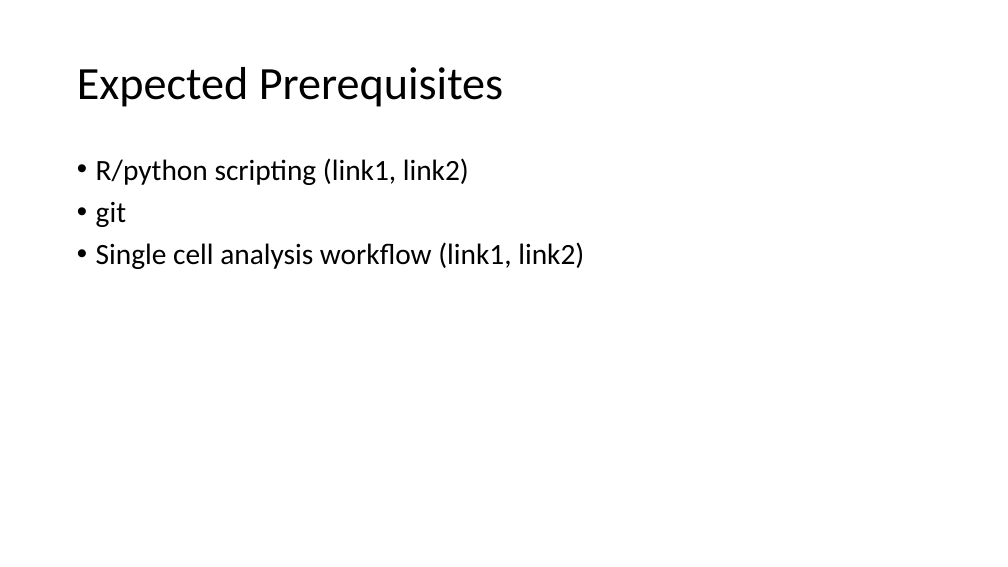
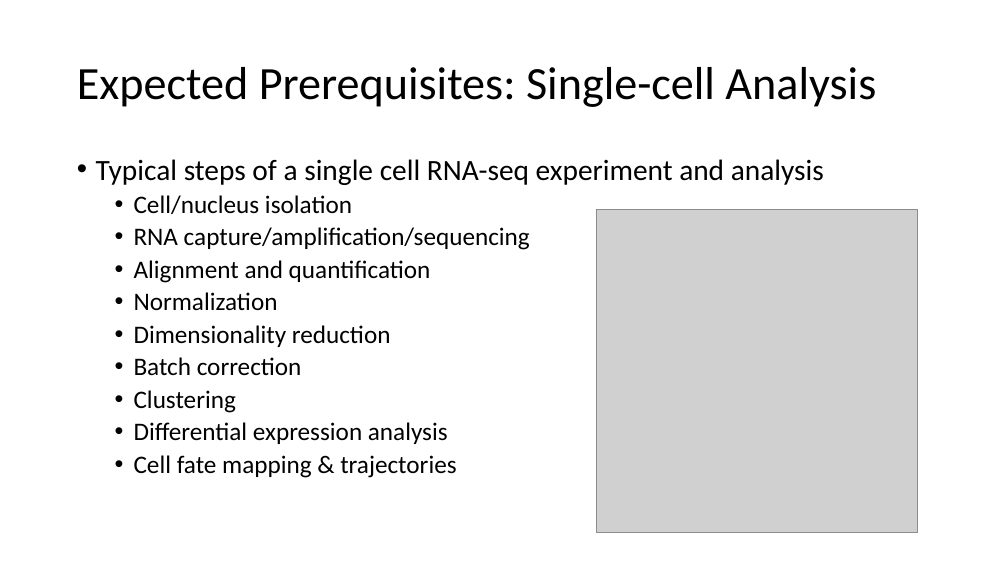
Before and after one commit to fmicompbio/adv_scrnaseq_2020, a slide deck: slide 5 of introduction/IntroductionToTheCourse.pptx. Drawn at 1008x567 pixels with LibreOffice and Linux fonts; fonts in the diff are those of the drawing; grey boxes stand for pictures. Boxes give left, top, right and bottom in pixels: in the first picture for what was removed or moved away, otherwise in the second. Text is boxed around its words. In the diff, an @@ line names an element or a change of style, - is before the commit and + after.

```diff
--- a/introduction/IntroductionToTheCourse.pptx
+++ b/introduction/IntroductionToTheCourse.pptx
@@ title at <box>77,67,876,107</box>: text changed @@
-Expected Prerequisites
+Expected Prerequisites: Single-cell Analysis
@@ text at <box>96,159,824,478</box>: text changed; size 28 to 24 pt @@
-• R/python scripting (link1, link2)
-• git
-• Single cell analysis workflow (link1, link2)
+• Typical steps of a single cell RNA-seq experiment and analysis
+  • Cell/nucleus isolation
+  • RNA capture/amplification/sequencing
+  • Alignment and quantification
+  • Normalization
+  • Dimensionality reduction
+  • Batch correction
+  • Clustering
+  • Differential expression analysis
+  • Cell fate mapping & trajectories
@@ picture added at <box>597,209,918,532</box> @@
```
Also in this commit, not shown: 1 other slide changed, 6 slides added, 3 slides removed.
